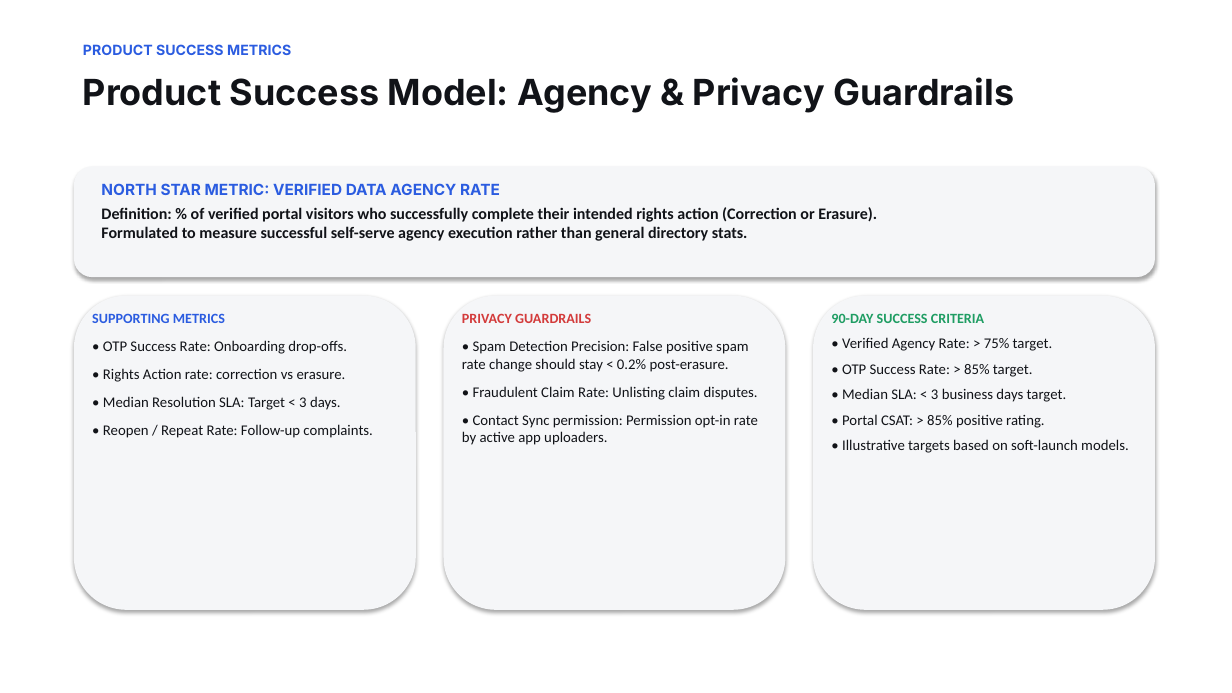
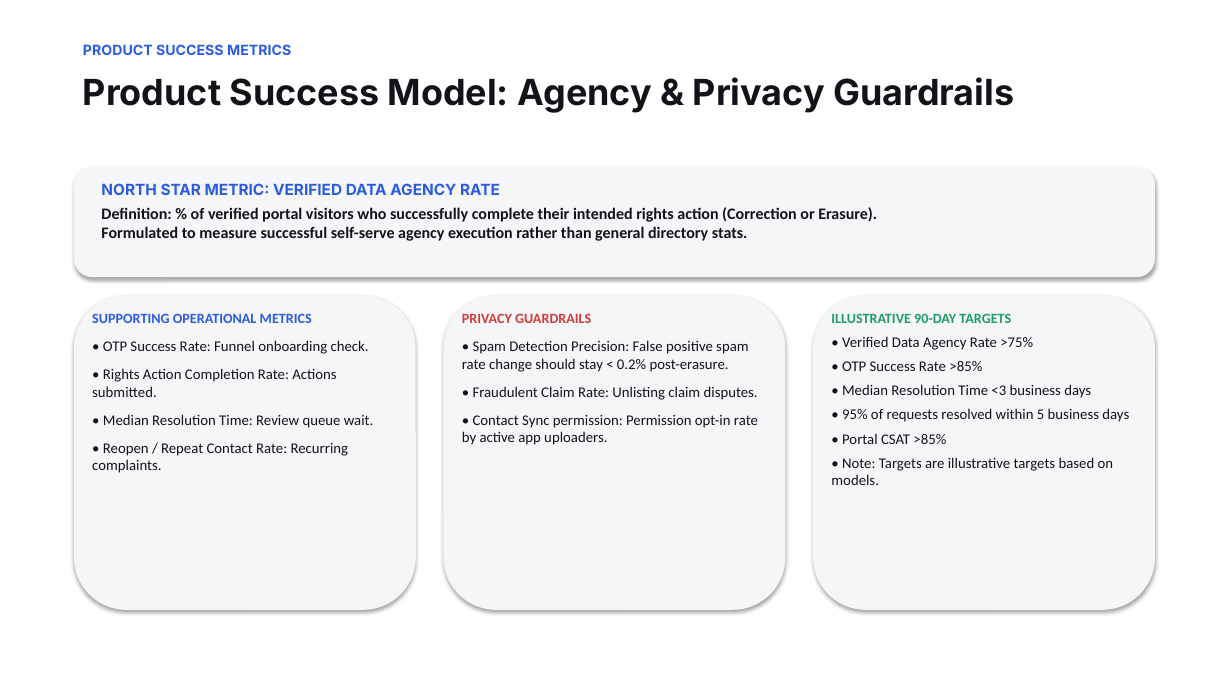
Before and after one commit to srikar2908/identity-rights-center, a slide deck: slide 6 of Truecaller_Identity_Rights_Center_Product_Thinking_Deck.pptx. Drawn at 1232x693 pixels with LibreOffice and Linux fonts; fonts in the diff are those of the drawing. Boxes give left, top, right and bottom in pixels: in the first picture for what was removed or moved away, otherwise in the second. Text is boxed around its words. In the diff, an @@ line names an element or a change of style, - is before the commit and + after.

Commit message:
update: visual analytics, legal framing, rollout gates, and trade-offs

```diff
--- a/Truecaller_Identity_Rights_Center_Product_Thinking_Deck.pptx
+++ b/Truecaller_Identity_Rights_Center_Product_Thinking_Deck.pptx
@@ text at (92,313,374,473): text changed @@
-SUPPORTING METRICS
-• OTP Success Rate: Onboarding drop-offs.
-• Rights Action rate: correction vs erasure.
-• Median Resolution SLA: Target < 3 days.
-• Reopen / Repeat Rate: Follow-up complaints.
+SUPPORTING OPERATIONAL METRICS
+• OTP Success Rate: Funnel onboarding check.
+• Rights Action Completion Rate: Actions submitted.
+• Median Resolution Time: Review queue wait.
+• Reopen / Repeat Contact Rate: Recurring complaints.
@@ text at (831,313,1129,485): text changed @@
-90-DAY SUCCESS CRITERIA
-• Verified Agency Rate: > 75% target.
-• OTP Success Rate: > 85% target.
-• Median SLA: < 3 business days target.
-• Portal CSAT: > 85% positive rating.
-• Illustrative targets based on soft-launch models.
+ILLUSTRATIVE 90-DAY TARGETS
+• Verified Data Agency Rate >75%
+• OTP Success Rate >85%
+• Median Resolution Time <3 business days
+• 95% of requests resolved within 5 business days
+• Portal CSAT >85%
+• Note: Targets are illustrative targets based on models.
```
Also in this commit, not shown: 6 other slides changed.
